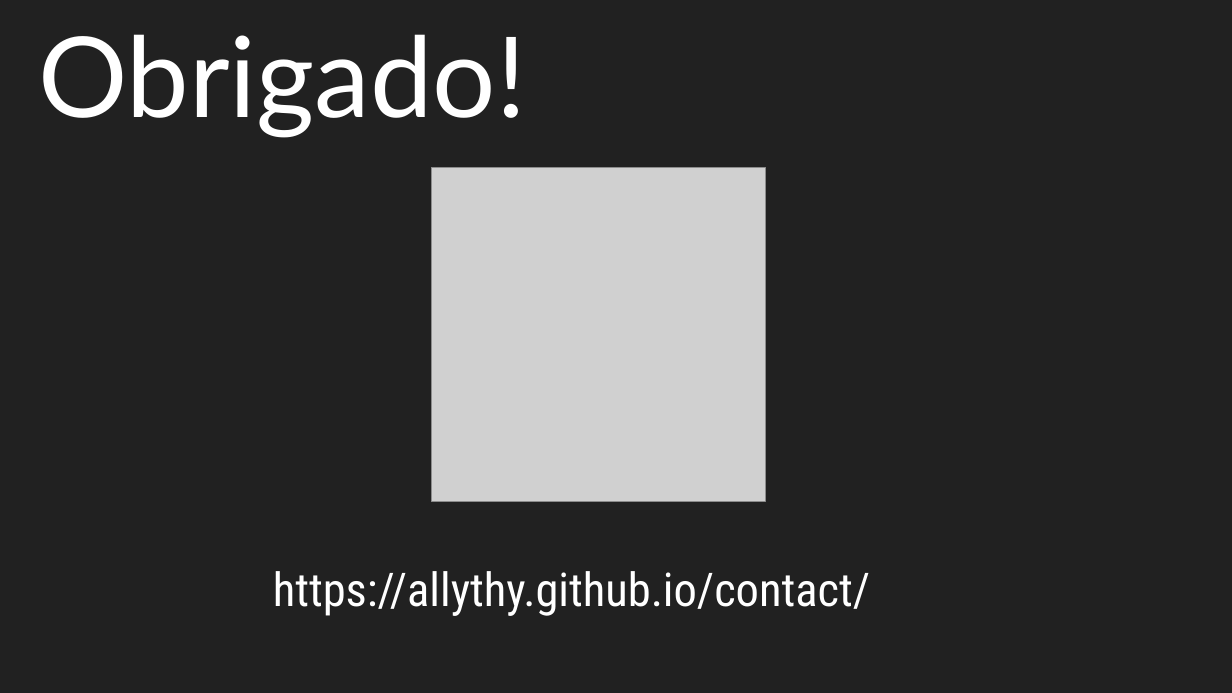
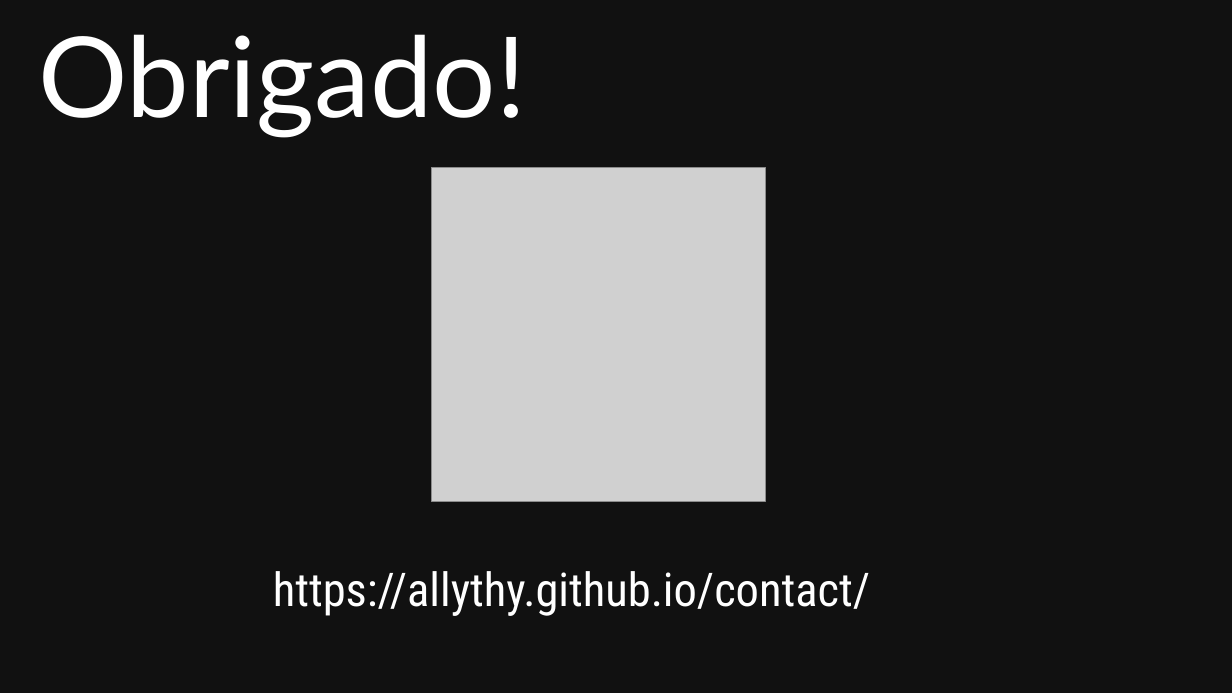
Before and after one commit to allythy/Palestras, a slide deck: slide 24 of slides/Comunidade-bom-ruim-e-o-maravilhoso/comunidades-bom-ruim-e-maravilhoso.odp (slide 23 before the commit). Drawn at 1232x693 pixels with LibreOffice and Linux fonts; fonts in the diff are those of the drawing; grey boxes stand for pictures. Boxes give left, top, right and bottom in pixels: in the first picture for what was removed or moved away, otherwise in the second. Text is boxed around its words. In the diff, an @@ line names an element or a change of style, - is before the commit and + after.

```diff
--- a/slides/Comunidade-bom-ruim-e-o-maravilhoso/comunidades-bom-ruim-e-maravilhoso.odp
+++ b/slides/Comunidade-bom-ruim-e-o-maravilhoso/comunidades-bom-ruim-e-maravilhoso.odp
@@ background #212121 to #111111 @@
```
Also in this commit, not shown: 19 other slides changed, 3 slides added, 2 slides removed, 1 other file.
